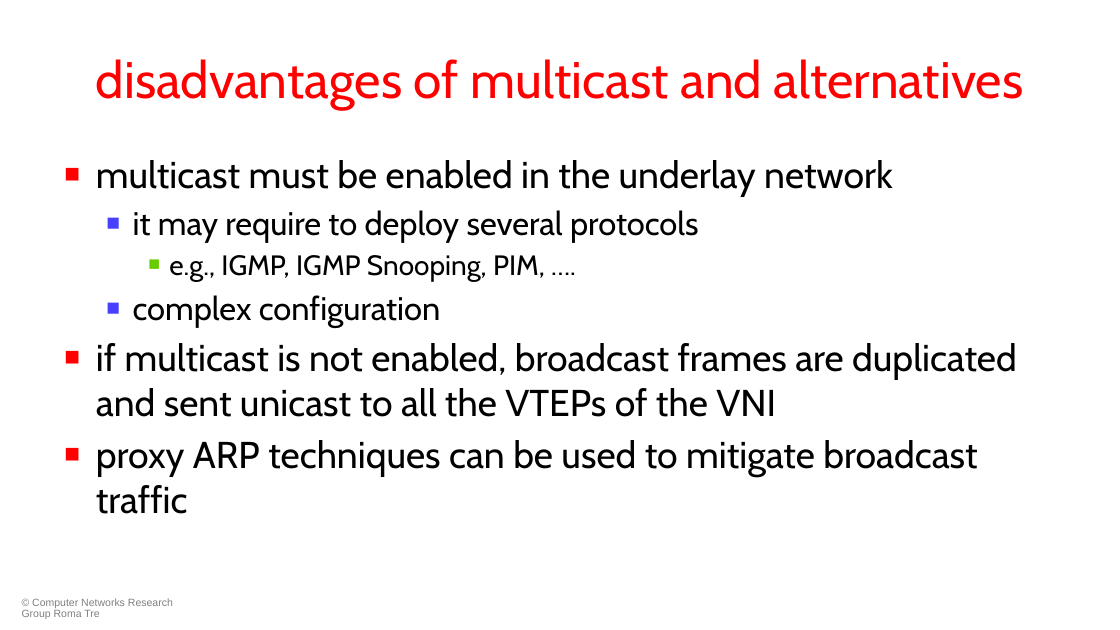
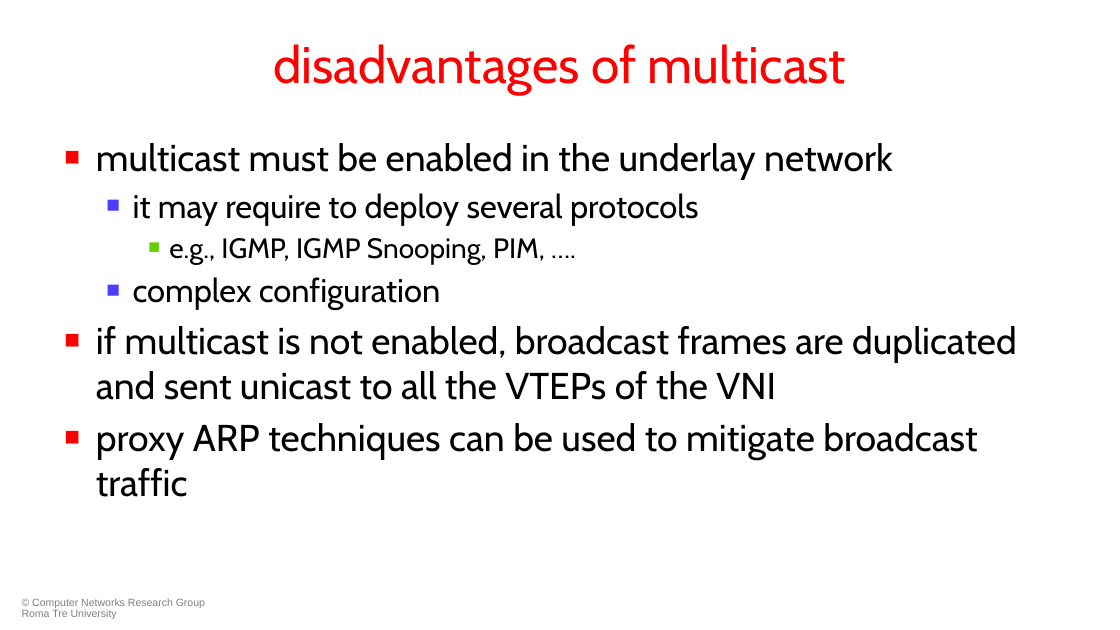
Before and after one commit to KatharaFramework/Kathara-Labs, a slide deck: slide 18 of main-labs/data-center-routing/data-center-vxlan/052-kathara-data_center_vxlan.pptx. Drawn at 1120x630 pixels with LibreOffice and Linux fonts; fonts in the diff are those of the drawing; background and template pictures are left out. Boxes give left, top, right and bottom in pixels: in the first picture for what was removed or moved away, otherwise in the second. Text is boxed around its words. In the diff, an @@ line names an element or a change of style, - is before the commit and + after.

```diff
--- a/main-labs/data-center-routing/data-center-vxlan/052-kathara-data_center_vxlan.pptx
+++ b/main-labs/data-center-routing/data-center-vxlan/052-kathara-data_center_vxlan.pptx
@@ title at bbox=[273, 44, 846, 94]: text changed @@
-disadvantages of multicast and alternatives
+disadvantages of multicast
@@ text "multicast must be enabled in ...": place and size @@
-text "multicast must be enabled in ..." at bbox=[96, 160, 1017, 514]
+text "multicast must be enabled in ..." at bbox=[96, 143, 1017, 497]
@@ text at bbox=[22, 598, 205, 619]: text changed @@
-© Computer Networks Research Group Roma Tre
+© Computer Networks Research Group Roma Tre University
```
Also in this commit, not shown: 60 other slides changed, 4 other files.
